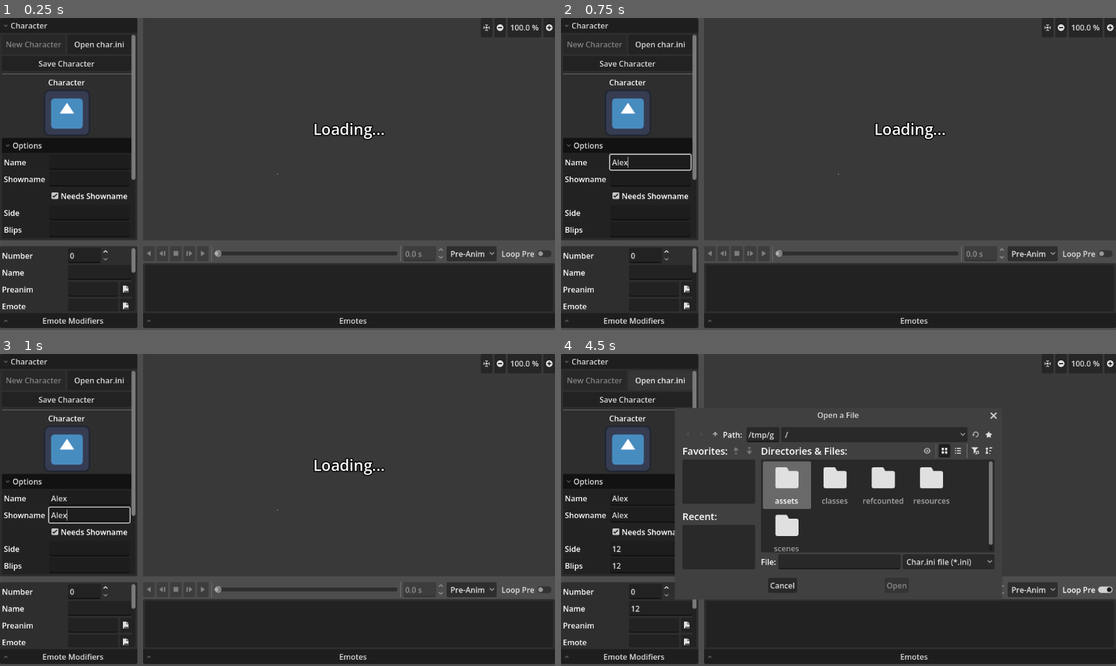
Above: before the commit, frames 1-4 (two rows, left to right).
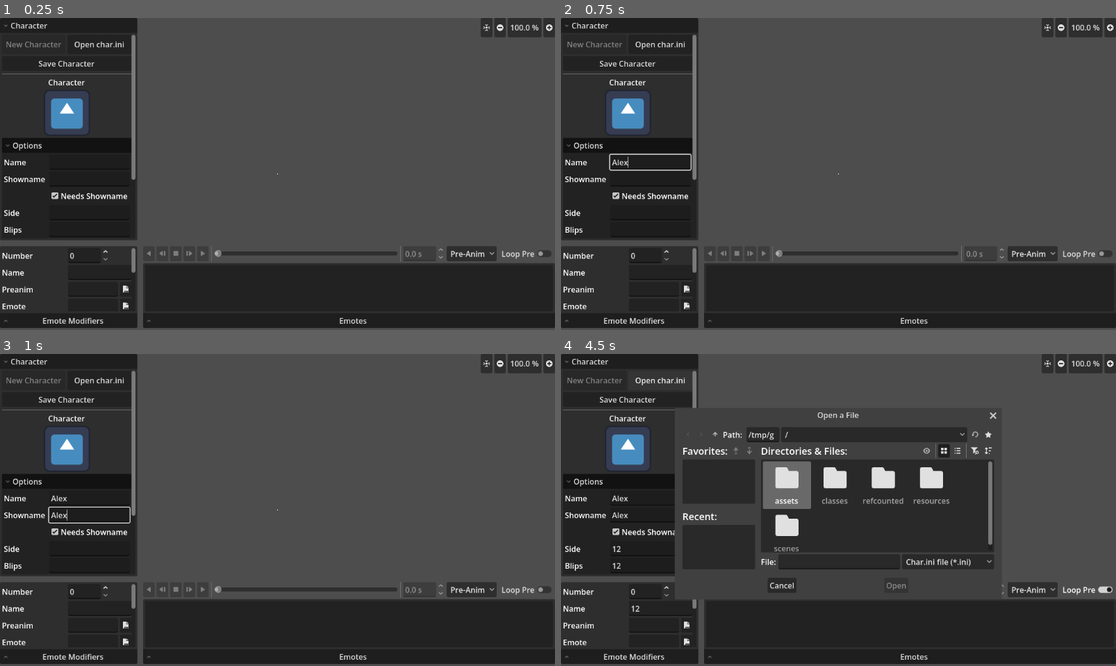
Above: after the commit, the same moments.

Repository: Crystalwarrior/KFO-CharMaker
Game: Godot game, scene res://scenes/main.tscn
Same seed, same stepped clock (60 frames per second), same inputs: the game is played once before the commit and once after it. The engine's default icon, where the game draws it, is replaced by a stand-in: a white triangle on a blue panel in a dark square.
Inputs (mouse positions are in pixels of both pictures, inside the frame that each line leads up to):
- Up to frame 1 (0.25 s): no input
- Up to frame 2 (0.75 s): click (649, 161) at 0.52 s; type "Alex" at 0.6 s
- Up to frame 3 (1 s): click (88, 516) at 0.75 s; type "Alex" at 0.83 s; click (88, 547) at 0.98 s
- Up to frame 4 (4.5 s): type "12" at 1.07 s; click (649, 566) at 1.27 s; type "12" at 1.35 s; click (649, 581) at 1.5 s; type "12" at 1.58 s; click (649, 600) at 1.73 s; type "12" at 1.82 s; click (649, 616) at 2.02 s; type "12" at 2.1 s; click (649, 631) at 2.25 s; type "12" at 2.33 s; click (660, 609) at 2.48 s; type "12" at 2.57 s; click "Pre-Anim" at 2.75 s; click "Loop Pre" at 3.5 s; click "Open char.ini" at 4.25 s

The runs differ from the first frame. In frame 1, 0.4% of the frame differs, in the area x 49-70%, y 33-51%; in frame 2, 0.4%; in frame 3, 0.4%; in frame 4, 0.4%.
Error in both runs: Invalid assignment of property or key 'char_name' with value of type 'String' on a base object of type 'Nil'. (res://scenes/char_converter.gd:199)

Commit message:
Fix caching issues and crash due to magick thread not clearing properly

Diff:
--- a/refcounted/magick.gd
+++ b/refcounted/magick.gd
@@ -11,7 +11,8 @@
 
 func _notification(what: int) -> void:
 	if what == NOTIFICATION_PREDELETE:
-		thread.wait_to_finish()
+		if is_instance_valid(thread):
+			thread.wait_to_finish()
 
 
 func test_magick() -> bool:
--- a/scenes/char_converter.gd
+++ b/scenes/char_converter.gd
@@ -401,22 +401,9 @@
 		_on_anim_state_selected(EmoteState.IDLE)
 
 
-func load_image_file(image_path):
-	var emote_name: String = emote_edit.text
-	if emote_name.is_empty() or emote_name == "-":
-		return
-	match current_state:
-		EmoteState.PRE:
-			emote_name = preanim_edit.text
-			if emote_name.is_empty() or emote_name == "-":
-				return
-		EmoteState.IDLE:
-			emote_name = "(a)" + emote_name
-		EmoteState.TALK:
-			emote_name = "(b)" + emote_name
-		EmoteState.POST:
-			emote_name = "(c)" + emote_name
-	if world.get_node(emote_name):
+func load_image_file(image_path: String):
+	var emote_name: String = image_path.get_file().get_basename()
+	if is_instance_valid(world.get_node_or_null(emote_name)):
 		return
 	var file_extension: String = image_path.get_extension()
 	if file_extension in ANIMATED_EXTENSIONS:
@@ -432,13 +419,10 @@
 	var directory: String = image_path.get_base_dir()
 	var base_name: String = image_path.get_file().get_basename()
 	var char_name: String = directory.get_file()
-	var attorney_anim: AttorneyAnimation = world.get_node(base_name)
-	if attorney_anim:
-		return
 	var frames_folder: String = ProjectSettings.globalize_path("user://frame_cache/%s/%s/" % [char_name, base_name])
 	if not FileAccess.file_exists(frames_folder):
 		magick.split_frames(image_path, frames_folder)
-	attorney_anim = AttorneyAnimation.new()
+	var attorney_anim: AttorneyAnimation = AttorneyAnimation.new()
 	attorney_anim.add_frames_from_folder(frames_folder)
 	attorney_anim.initialize_from_frame_data(base_name, frame_data)
 	if scaling_option.selected == 0:
@@ -484,7 +468,7 @@
 				ao_anim.animation_player.animation_finished.disconnect(_on_pre_finished)
 			ao_anim.animation_player.stop()
 			ao_anim.hide()
-		var attorney_animation: AttorneyAnimation = world.get_node(emote_name)
+		var attorney_animation: AttorneyAnimation = world.get_node_or_null(emote_name)
 		if attorney_animation:
 			attorney_animation.visible = true
 			animation_buttons.set_animation_player(attorney_animation.animation_player)
@@ -499,6 +483,8 @@
 
 
 func _on_pre_finished(_anim_name: StringName) -> void:
+	# wait a frame so we don't create a frame where nothing is shown
+	await get_tree().process_frame
 	_on_anim_state_selected(EmoteState.IDLE)
 
 
--- a/scenes/char_converter.tscn
+++ b/scenes/char_converter.tscn
@@ -494,8 +494,71 @@
 size_flags_vertical = 3
 mouse_filter = 2
 
-[node name="LoadingScreen" type="ColorRect" parent="HSplitContainer/CenterSplitContainer/ViewZone" unique_id=1170268904]
-unique_name_in_owner = true
+[node name="VBoxContainer" type="VBoxContainer" parent="HSplitContainer/CenterSplitContainer" unique_id=128698260]
+layout_mode = 2
+
+[node name="HBoxContainer" type="HBoxContainer" parent="HSplitContainer/CenterSplitContainer/VBoxContainer" unique_id=333832416]
+layout_mode = 2
+alignment = 2
+
+[node name="AnimationButtons" parent="HSplitContainer/CenterSplitContainer/VBoxContainer/HBoxContainer" unique_id=696682605 instance=ExtResource("7_wijlb")]
+unique_name_in_owner = true
+layout_mode = 2
+size_flags_horizontal = 3
+
+[node name="HBoxContainer" type="HBoxContainer" parent="HSplitContainer/CenterSplitContainer/VBoxContainer/HBoxContainer" unique_id=148867730]
+layout_mode = 2
+
+[node name="AnimationOptionButton" type="OptionButton" parent="HSplitContainer/CenterSplitContainer/VBoxContainer/HBoxContainer/HBoxContainer" unique_id=249581653]
+unique_name_in_owner = true
+layout_mode = 2
+selected = 0
+item_count = 4
+popup/item_0/text = "Pre-Anim"
+popup/item_0/id = 0
+popup/item_1/text = "Idle (a)"
+popup/item_1/id = 1
+popup/item_2/text = "Talk (b)"
+popup/item_2/id = 2
+popup/item_3/text = "Post (c)"
+popup/item_3/id = 3
+
+[node name="LoopPreButton" type="CheckButton" parent="HSplitContainer/CenterSplitContainer/VBoxContainer/HBoxContainer/HBoxContainer" unique_id=1339919992]
+unique_name_in_owner = true
+layout_mode = 2
+tooltip_text = "If the preanim should be looped or proceed to Idle when done"
+text = "Loop Pre"
+
+[node name="EmotesFold" type="FoldableContainer" parent="HSplitContainer/CenterSplitContainer/VBoxContainer" unique_id=2086862974]
+layout_mode = 2
+size_flags_vertical = 3
+mouse_force_pass_scroll_events = false
+title = "Emotes"
+title_alignment = 1
+title_position = 1
+
+[node name="BottomMenu" type="ScrollContainer" parent="HSplitContainer/CenterSplitContainer/VBoxContainer/EmotesFold" unique_id=250980165]
+layout_mode = 2
+size_flags_horizontal = 3
+size_flags_vertical = 3
+size_flags_stretch_ratio = 0.3
+
+[node name="EmoteList" type="ItemList" parent="HSplitContainer/CenterSplitContainer/VBoxContainer/EmotesFold/BottomMenu" unique_id=2061598841]
+unique_name_in_owner = true
+layout_mode = 2
+size_flags_horizontal = 3
+size_flags_vertical = 3
+theme_override_font_sizes/font_size = 10
+auto_height = true
+max_columns = 0
+same_column_width = true
+fixed_column_width = 40
+icon_mode = 0
+fixed_icon_size = Vector2i(40, 40)
+
+[node name="LoadingScreen" type="ColorRect" parent="." unique_id=1170268904]
+unique_name_in_owner = true
+visible = false
 layout_mode = 1
 anchors_preset = 15
 anchor_right = 1.0
@@ -504,7 +567,7 @@
 grow_vertical = 2
 color = Color(0, 0, 0, 0.2509804)
 
-[node name="LoadingLabel" type="Label" parent="HSplitContainer/CenterSplitContainer/ViewZone/LoadingScreen" unique_id=977152930]
+[node name="LoadingLabel" type="Label" parent="LoadingScreen" unique_id=977152930]
 layout_mode = 1
 anchors_preset = 15
 anchor_right = 1.0
@@ -515,65 +578,3 @@
 label_settings = SubResource("LabelSettings_wijlb")
 horizontal_alignment = 1
 vertical_alignment = 1
-
-[node name="VBoxContainer" type="VBoxContainer" parent="HSplitContainer/CenterSplitContainer" unique_id=128698260]
-layout_mode = 2
-
-[node name="HBoxContainer" type="HBoxContainer" parent="HSplitContainer/CenterSplitContainer/VBoxContainer" unique_id=333832416]
-layout_mode = 2
-alignment = 2
-
-[node name="AnimationButtons" parent="HSplitContainer/CenterSplitContainer/VBoxContainer/HBoxContainer" unique_id=696682605 instance=ExtResource("7_wijlb")]
-unique_name_in_owner = true
-layout_mode = 2
-size_flags_horizontal = 3
-
-[node name="HBoxContainer" type="HBoxContainer" parent="HSplitContainer/CenterSplitContainer/VBoxContainer/HBoxContainer" unique_id=148867730]
-layout_mode = 2
-
-[node name="AnimationOptionButton" type="OptionButton" parent="HSplitContainer/CenterSplitContainer/VBoxContainer/HBoxContainer/HBoxContainer" unique_id=249581653]
-unique_name_in_owner = true
-layout_mode = 2
-selected = 0
-item_count = 4
-popup/item_0/text = "Pre-Anim"
-popup/item_0/id = 0
-popup/item_1/text = "Idle (a)"
-popup/item_1/id = 1
-popup/item_2/text = "Talk (b)"
-popup/item_2/id = 2
-popup/item_3/text = "Post (c)"
-popup/item_3/id = 3
-
-[node name="LoopPreButton" type="CheckButton" parent="HSplitContainer/CenterSplitContainer/VBoxContainer/HBoxContainer/HBoxContainer" unique_id=1339919992]
-unique_name_in_owner = true
-layout_mode = 2
-tooltip_text = "If the preanim should be looped or proceed to Idle when done"
-text = "Loop Pre"
-
-[node name="EmotesFold" type="FoldableContainer" parent="HSplitContainer/CenterSplitContainer/VBoxContainer" unique_id=2086862974]
-layout_mode = 2
-size_flags_vertical = 3
-mouse_force_pass_scroll_events = false
-title = "Emotes"
-title_alignment = 1
-title_position = 1
-
-[node name="BottomMenu" type="ScrollContainer" parent="HSplitContainer/CenterSplitContainer/VBoxContainer/EmotesFold" unique_id=250980165]
-layout_mode = 2
-size_flags_horizontal = 3
-size_flags_vertical = 3
-size_flags_stretch_ratio = 0.3
-
-[node name="EmoteList" type="ItemList" parent="HSplitContainer/CenterSplitContainer/VBoxContainer/EmotesFold/BottomMenu" unique_id=2061598841]
-unique_name_in_owner = true
-layout_mode = 2
-size_flags_horizontal = 3
-size_flags_vertical = 3
-theme_override_font_sizes/font_size = 10
-auto_height = true
-max_columns = 0
-same_column_width = true
-fixed_column_width = 40
-icon_mode = 0
-fixed_icon_size = Vector2i(40, 40)
